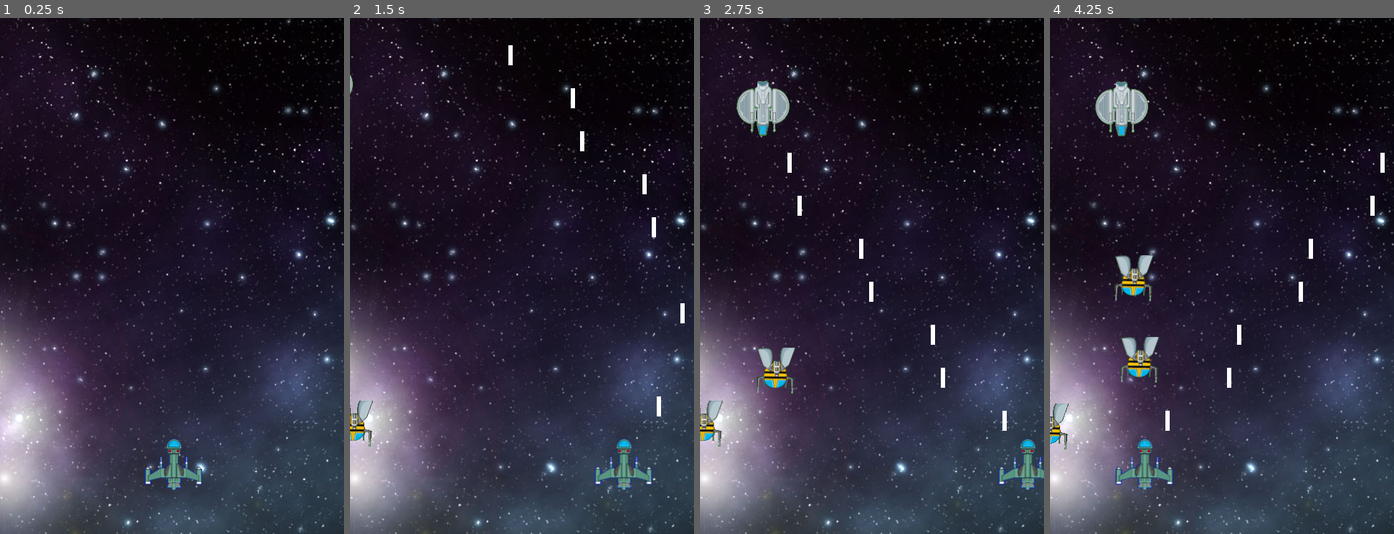
Above: before the commit, frames 1-4 (left to right).
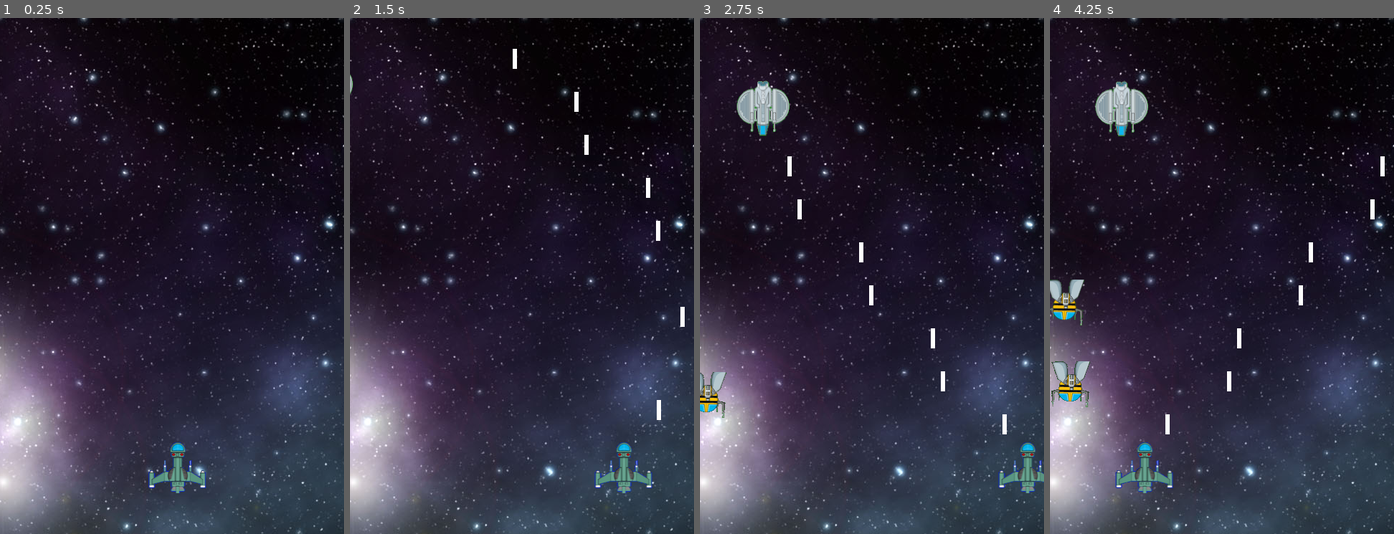
Above: after the commit, the same moments.

Repository: CaKellum/LoneStarfighter
Game: Godot game, scene res://src/Complete.tscn
The game is run twice, just before and just after one commit, with the same random seed, the same clock (stepped at 60 frames per second) and the same inputs.
Inputs:
- Up to frame 1 (0.25 s): no input
- Up to frame 2 (1.5 s): tap Enter at 0.5 s; hold Right (right) 0.53-1.28 s; hold W (fire) 0.53-1.28 s; hold Left (left) from 1.28 s (still down); tap W (fire) at 1.35 s
- Up to frame 3 (2.75 s): release Left (left) at 2.03 s; hold Right (right) from 2.03 s (still down); hold W (fire) from 2.03 s (still down)
- Up to frame 4 (4.25 s): release W (fire) at 2.78 s; tap W (fire) at 2.85 s; release Right (right) at 3.53 s; hold Left (left) from 3.53 s (still down); hold W (fire) from 3.53 s (still down)

The runs differ from the first frame. In frame 1, 5.5% of the frame differs, in the area x 0-100%, y 0-100%; in frame 2, 6.1%; in frame 3, 6.5%; in frame 4, 7.8%.

Commit message:
Adds Enemy firing mechanic

Diff:
--- a/project/src/EnemyLow.gd
+++ b/project/src/EnemyLow.gd
@@ -2,9 +2,11 @@
 
 signal destroyed
 signal in_stage
+signal fired
 
 var is_on_path := false
 var is_in_area := false
+var can_fire := false
 var path_points := []
 
 onready var start_pos := position
@@ -18,6 +20,10 @@
 
 
 func _process(delta:float)->void:
+	if can_fire:
+		enemy_move.fire(get_parent().get_parent(), $Muzzle.global_position)
+		can_fire = false
+		emit_signal("fired")
 	if is_on_path:
 		var velocity := enemy_move.on_path(path_points,position)
 		var _collison := move_and_collide((velocity*100)*delta)
--- a/project/src/EnemyLow.tscn
+++ b/project/src/EnemyLow.tscn
@@ -1,10 +1,11 @@
-[gd_scene load_steps=16 format=2]
+[gd_scene load_steps=17 format=2]
 
 [ext_resource path="res://assets/shipsheet.png" type="Texture" id=1]
 [ext_resource path="res://src/EnemyLow.gd" type="Script" id=2]
 [ext_resource path="res://assets/M484ExplosionSet1.png" type="Texture" id=3]
 [ext_resource path="res://src/Appearance.gd" type="Script" id=4]
 [ext_resource path="res://src/HoverTimer.gd" type="Script" id=5]
+[ext_resource path="res://src/FireTimer.gd" type="Script" id=6]
 
 [sub_resource type="AtlasTexture" id=1]
 flags = 4
@@ -84,6 +85,15 @@
 wait_time = 10.0
 one_shot = true
 script = ExtResource( 5 )
+
+[node name="FireTimer" type="Timer" parent="."]
+wait_time = 3.0
+one_shot = true
+autostart = true
+script = ExtResource( 6 )
+
+[node name="Muzzle" type="Position2D" parent="."]
+position = Vector2( -5, 35 )
 [connection signal="destroyed" from="." to="Appearance" method="_on_Enemy_destroyed"]
 [connection signal="in_stage" from="." to="HoverTimer" method="_on_Enemy_low_in_stage"]
 [connection signal="animation_finished" from="Appearance" to="." method="_on_Appearance_animation_finished"]
--- a/project/src/EnemyMedium.gd
+++ b/project/src/EnemyMedium.gd
@@ -2,9 +2,11 @@
 
 signal destroyed
 signal in_stage
+signal fired
 
 var is_on_path := false
 var is_in_area := false
+var can_fire := false
 var path_points := []
 
 
@@ -19,6 +21,10 @@
 
 
 func _process(delta:float)->void:
+	if can_fire:
+		enemy_move.fire(get_parent().get_parent(), $Muzzle.global_position)
+		can_fire = false
+		emit_signal("fired")
 	if is_on_path:
 		var velocity := enemy_move.on_path(path_points,position)
 		var _collison := move_and_collide((velocity*100)*delta)
--- a/project/src/EnemyMedium.tscn
+++ b/project/src/EnemyMedium.tscn
@@ -1,10 +1,11 @@
-[gd_scene load_steps=15 format=2]
+[gd_scene load_steps=16 format=2]
 
 [ext_resource path="res://src/HoverTimer.gd" type="Script" id=1]
 [ext_resource path="res://src/EnemyMedium.gd" type="Script" id=2]
 [ext_resource path="res://assets/M484ExplosionSet1.png" type="Texture" id=3]
 [ext_resource path="res://assets/shipsheet.png" type="Texture" id=4]
 [ext_resource path="res://src/Appearance.gd" type="Script" id=5]
+[ext_resource path="res://src/FireTimer.gd" type="Script" id=6]
 
 [sub_resource type="AtlasTexture" id=1]
 flags = 4
@@ -80,6 +81,15 @@
 
 [node name="HoverTimer" type="Timer" parent="."]
 script = ExtResource( 1 )
+
+[node name="FireTimer" type="Timer" parent="."]
+wait_time = 2.0
+one_shot = true
+autostart = true
+script = ExtResource( 6 )
+
+[node name="Muzzle" type="Position2D" parent="."]
+position = Vector2( 12, 45 )
 [connection signal="destroyed" from="." to="Appearance" method="_on_Enemy_destroyed"]
 [connection signal="in_stage" from="." to="HoverTimer" method="_on_Enemey_Medium_in_stage"]
 [connection signal="animation_finished" from="Appearance" to="." method="_on_Appearance_animation_finished"]
--- a/project/src/EnemyMovement.gd
+++ b/project/src/EnemyMovement.gd
@@ -3,6 +3,7 @@
 
 const MIN_X := 0
 const MAX_X := 480
+const MISSLE = preload("res://src/PlayerMissile.tscn")
 
 var path_spot := 0.0
 var direction := 1
@@ -43,5 +44,11 @@
 	return pos
 
 
+func fire(arena:Node2D, muzzle:Vector2)->void:
+	var shot = MISSLE.instance()
+	arena.add_child(shot)
+	shot.fired(muzzle,10)
+
+
 func _distance(target:Vector2,pos:Vector2)->float:
 	return sqrt(pow(pos.x-target.x,2)+pow(pos.y-target.y,2))
--- /dev/null
+++ b/project/src/FireTimer.gd
@@ -0,0 +1 @@
+extends Timer
--- a/project/src/Game.tscn
+++ b/project/src/Game.tscn
@@ -28,10 +28,10 @@
 script = ExtResource( 6 )
 
 [node name="ColorRect" type="TextureRect" parent="."]
-margin_left = -866.031
-margin_top = -6.0539
-margin_right = 1181.97
-margin_bottom = 1529.95
+margin_left = -867.813
+margin_top = -0.708502
+margin_right = 1180.19
+margin_bottom = 1535.29
 texture = ExtResource( 2 )
 stretch_mode = 4
 __meta__ = {
@@ -39,11 +39,11 @@
 }
 
 [node name="PlayerShip" parent="." instance=ExtResource( 1 )]
-position = Vector2( 240.416, 625.082 )
+position = Vector2( 245.761, 655.373 )
 _speed = 500
 
 [node name="LowEnemyColection" type="Path2D" parent="."]
-position = Vector2( -42.7632, 65.9265 )
+position = Vector2( -138.98, 99.7807 )
 curve = SubResource( 2 )
 script = ExtResource( 4 )
 
--- a/project/src/PlayerMissile.gd
+++ b/project/src/PlayerMissile.gd
@@ -1,13 +1,11 @@
 extends KinematicBody2D
 
 
-const SPEED := -10
-
 var _velocity :=  Vector2()
 
-func fired(pos:Vector2)->void:
+func fired(pos:Vector2, speed:int = -10)->void:
 	position = pos
-	_velocity = Vector2(0,SPEED)
+	_velocity = Vector2(0,speed)
 
 
 func _physics_process(_delta:float)->void:
